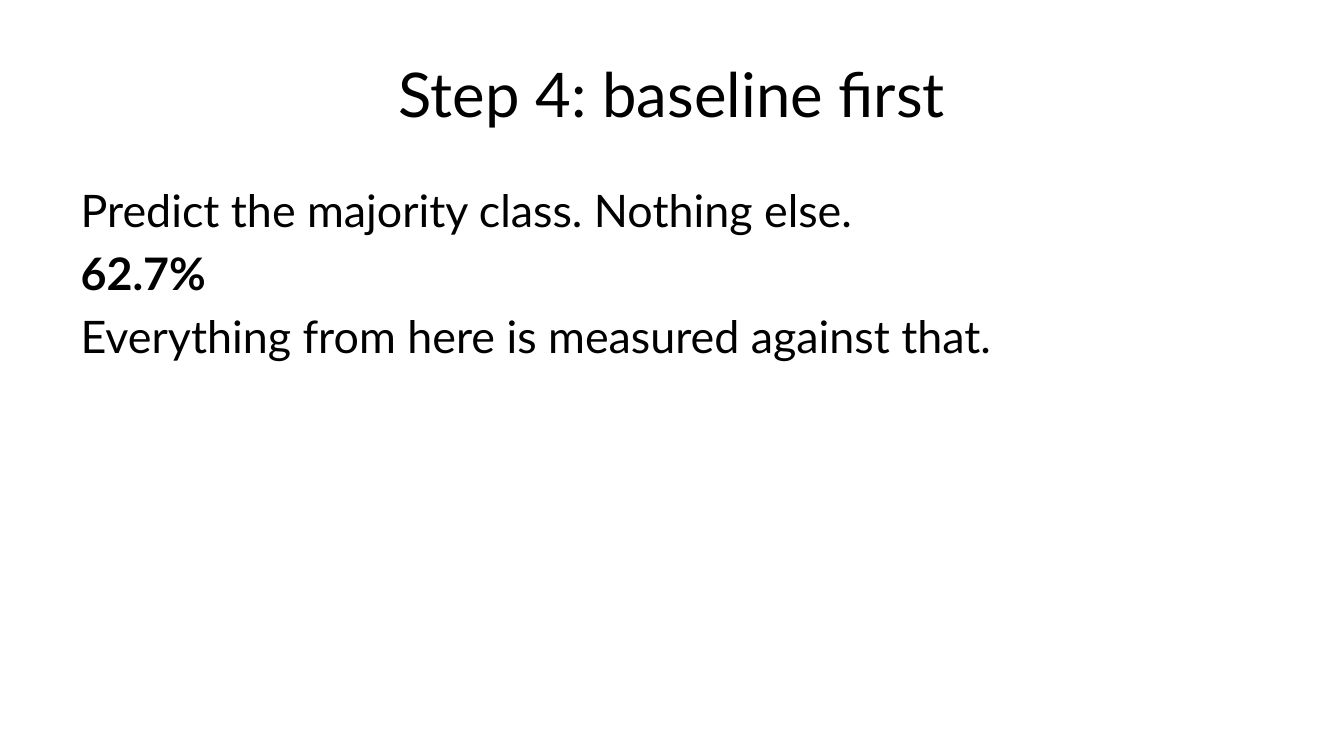
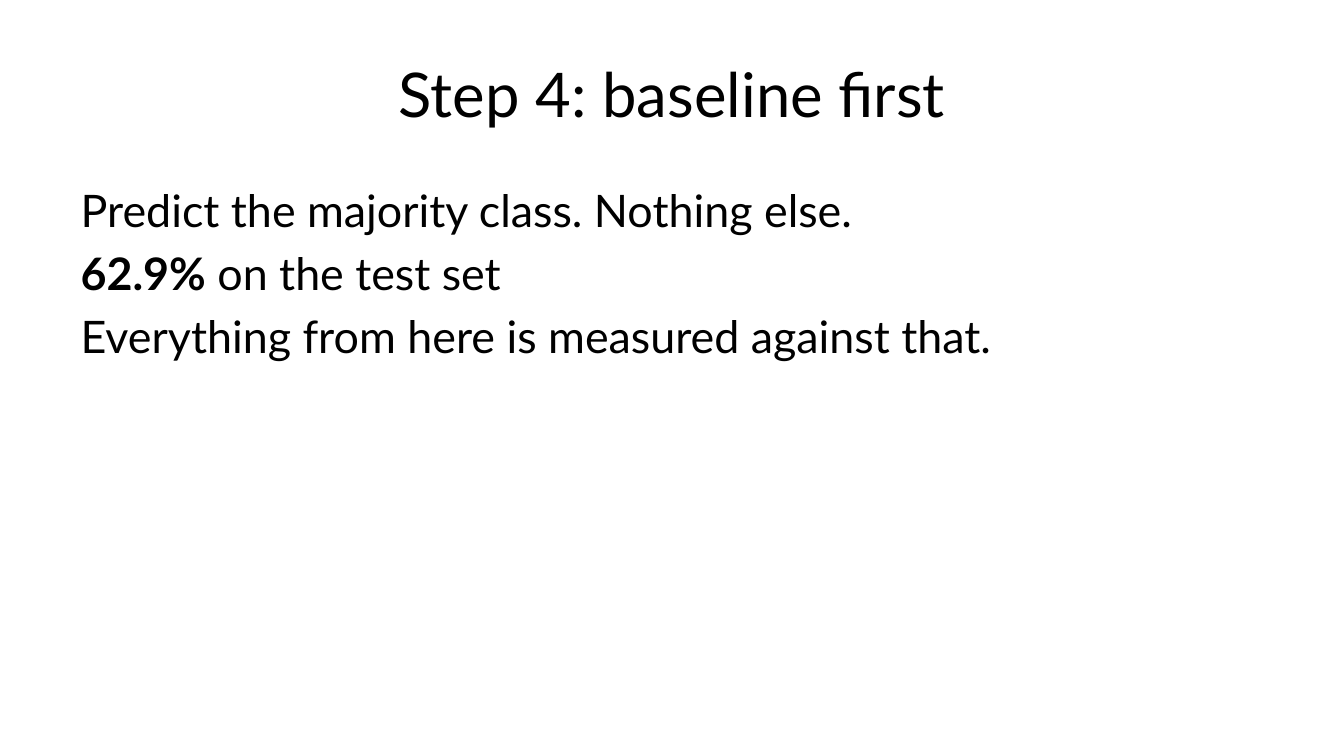
Before and after one commit to fabioantonini/technologies-for-artificial-intelligence, a slide deck: slide 45 of Lessons/01_introduction_and_workflow/Slides/introduction_and_workflow_slides.pptx. Drawn at 1344x756 pixels with LibreOffice and Linux fonts; fonts in the diff are those of the drawing; background and template pictures are left out. Boxes give left, top, right and bottom in pixels: in the first picture for what was removed or moved away, otherwise in the second. Text is boxed around its words. In the diff, an @@ line names an element or a change of style, - is before the commit and + after.

```diff
--- a/Lessons/01_introduction_and_workflow/Slides/introduction_and_workflow_slides.pptx
+++ b/Lessons/01_introduction_and_workflow/Slides/introduction_and_workflow_slides.pptx
@@ text at [81, 257, 501, 291]: text changed; bold off @@
-62.7%
+62.9% on the test set
```
Also in this commit, not shown: 2 other slides changed, 5 other files.
